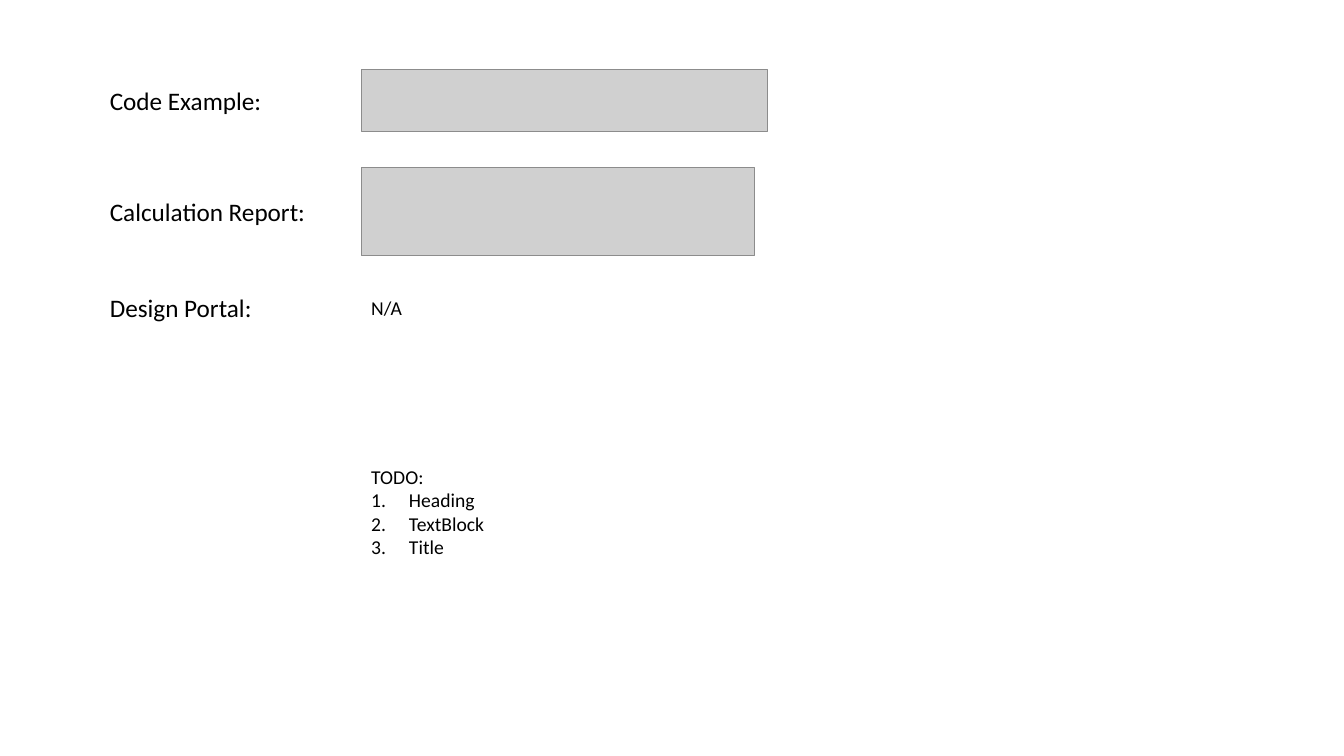
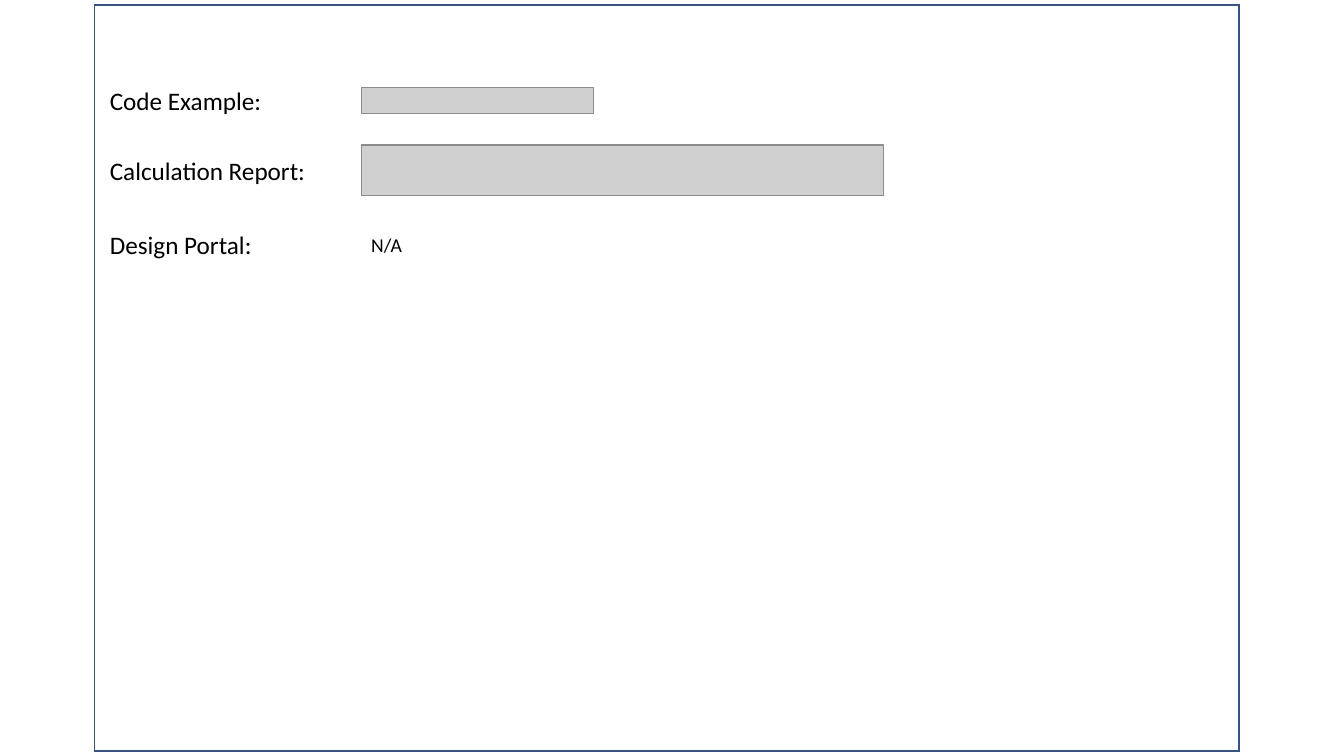
Before and after one commit to youandvern/encomp-docs, a slide deck: slide 8 of docs/source/_static/examples_slides.pptx (slide 6 before the commit). Drawn at 1344x756 pixels with LibreOffice and Linux fonts; fonts in the diff are those of the drawing; grey boxes stand for pictures. Boxes give left, top, right and bottom in pixels: in the first picture for what was removed or moved away, otherwise in the second. Text is boxed around its words. In the diff, an @@ line names an element or a change of style, - is before the commit and + after.

```diff
--- a/docs/source/_static/examples_slides.pptx
+++ b/docs/source/_static/examples_slides.pptx
@@ rectangle added at (x1=95, y1=5, x2=1239, y2=751), outline #325491 1 pt @@
@@ picture removed at (x1=361, y1=70, x2=767, y2=131) @@
@@ picture added at (x1=361, y1=88, x2=593, y2=113) @@
@@ picture added at (x1=361, y1=145, x2=883, y2=196) @@
@@ text "Calculation Report:" moved from (x1=110, y1=203, x2=305, y2=225) to (x1=110, y1=162, x2=305, y2=184) @@
@@ picture removed at (x1=361, y1=167, x2=754, y2=256) @@
@@ text "Design Portal:" moved from (x1=110, y1=299, x2=251, y2=322) to (x1=110, y1=236, x2=251, y2=259) @@
@@ text "N/A" moved from (x1=371, y1=301, x2=402, y2=316) to (x1=371, y1=238, x2=402, y2=253) @@
@@ text removed at (x1=371, y1=471, x2=484, y2=554) @@
-TODO:
-1. Heading
-2. TextBlock
-3. Title
```
Also in this commit, not shown: 5 other slides changed, 2 slides added.
